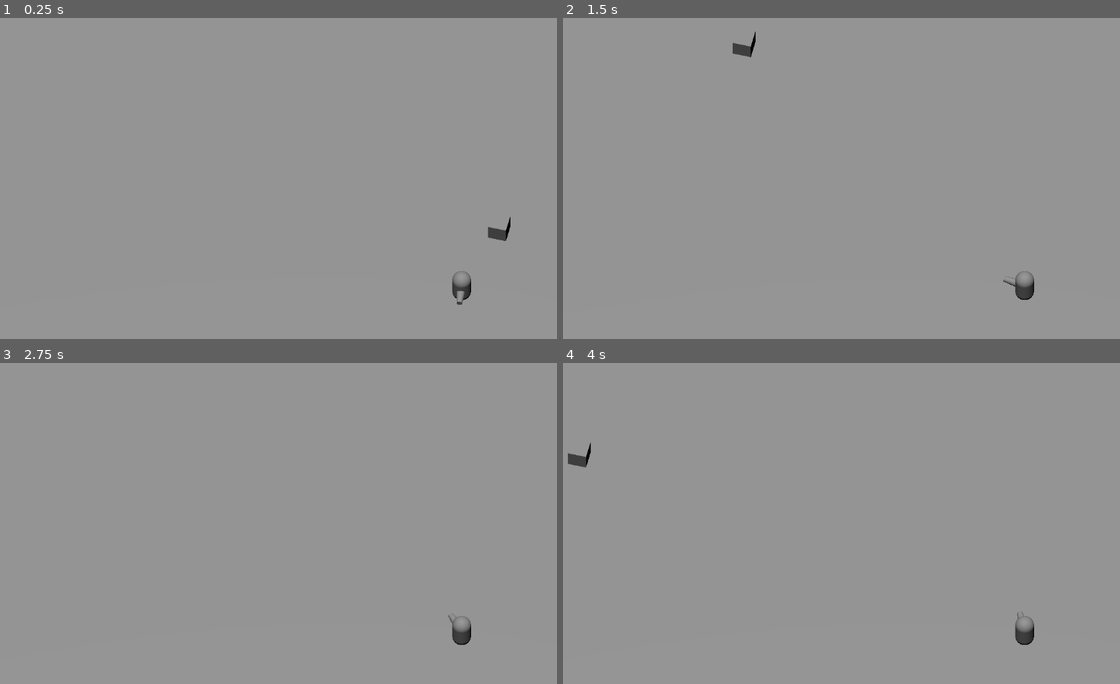
Above: before the commit, frames 1-4 (two rows, left to right).
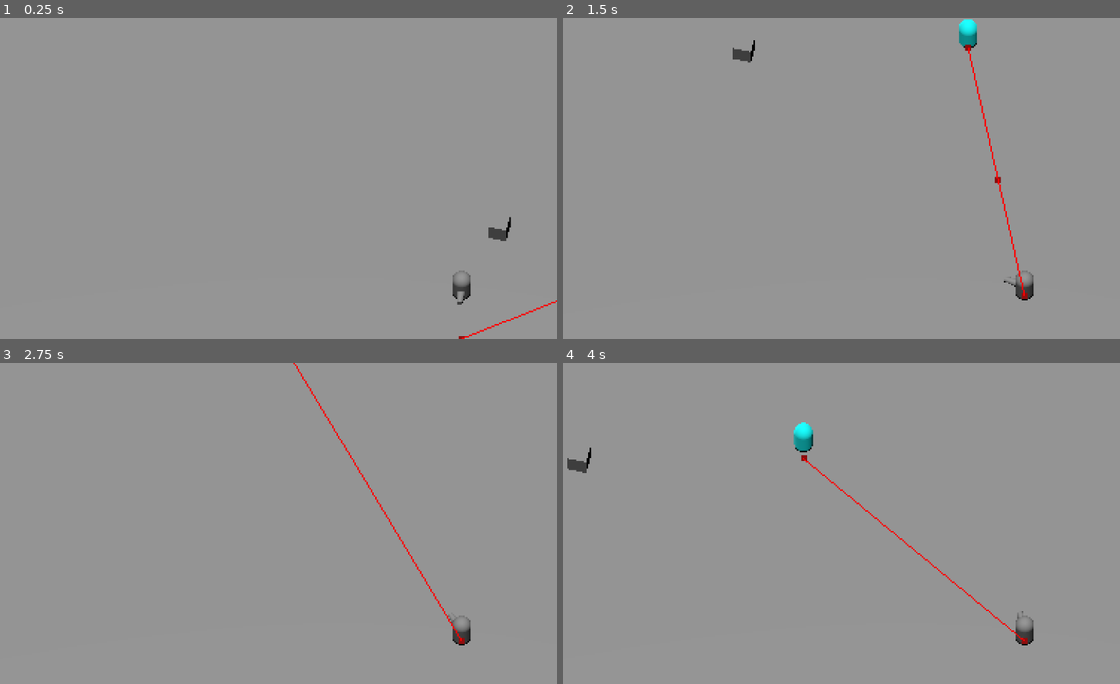
Above: after the commit, the same moments.

Repository: Iussaeus/JameGamePS2024.2
Game: Godot game, scene res://Scenes/TestWorld.tscn
The game is run twice, just before and just after one commit, with the same random seed, the same clock (stepped at 60 frames per second) and the same inputs.
Inputs (mouse positions are in pixels of both pictures, inside the frame that each line leads up to):
- Up to frame 1 (0.25 s): no input
- Up to frame 2 (1.5 s): move the mouse to (958, 162) at 0.52 s; hold D (right) 0.53-1.28 s; hold E (interact) 0.53-1.28 s; move the mouse to (718, 194) at 1.27 s; hold S (backward) from 1.28 s (still down); tap E (interact) at 1.35 s
- Up to frame 3 (2.75 s): move the mouse to (328, 452) at 2.02 s; release S (backward) at 2.03 s; hold D (right) from 2.03 s (still down); hold E (interact) from 2.03 s (still down); click (328, 452) at 2.1 s
- Up to frame 4 (4 s): move the mouse to (808, 587) at 2.77 s; release D (right) at 2.78 s; release E (interact) at 2.78 s; hold W (forward) 2.78-3.53 s; tap Space (space) at 2.85 s; tap E (interact) at 3.05 s; move the mouse to (1003, 571) at 3.52 s; hold A (left) from 3.53 s (still down); hold E (interact) from 3.53 s (still down)

The runs differ from the first frame. In frame 1, 0.2% of the frame differs, in the area x 81-100%, y 61-100%; in frame 2, 0.7%; in frame 3, 0.4%; in frame 4, 0.8%, in the area x 0-85%, y 18-88%.

Commit message:
small changes, im tired

Diff:
--- a/Scenes/Box.tscn
+++ b/Scenes/Box.tscn
@@ -5,7 +5,6 @@
 [ext_resource type="PackedScene" uid="uid://dmpj587f0puow" path="res://Scenes/HpComponent.tscn" id="3_iun0u"]
 
 [sub_resource type="BoxShape3D" id="BoxShape3D_utikt"]
-size = Vector3(2, 2, 2)
 
 [sub_resource type="BoxMesh" id="BoxMesh_a7htf"]
 
@@ -28,7 +27,7 @@
 skeleton = NodePath("../..")
 
 [node name="Interactable" parent="RigidBody3D" instance=ExtResource("1_5p1gd")]
-collision_mask = 2
+collision_layer = 8
 
 [node name="CollisionShape3D" parent="RigidBody3D/Interactable" index="0"]
 shape = SubResource("BoxShape3D_rekmj")
--- a/Scenes/Dummy.tscn
+++ b/Scenes/Dummy.tscn
@@ -1,10 +1,14 @@
-[gd_scene load_steps=4 format=3 uid="uid://bs5lss2iex8sv"]
+[gd_scene load_steps=5 format=3 uid="uid://bs5lss2iex8sv"]
 
 [ext_resource type="PackedScene" uid="uid://dmpj587f0puow" path="res://Scenes/HpComponent.tscn" id="1_0765u"]
 
 [sub_resource type="BoxShape3D" id="BoxShape3D_cbmbx"]
 
+[sub_resource type="StandardMaterial3D" id="StandardMaterial3D_pyesv"]
+albedo_color = Color(1, 0, 0, 1)
+
 [sub_resource type="BoxMesh" id="BoxMesh_xyu76"]
+material = SubResource("StandardMaterial3D_pyesv")
 
 [node name="Dummy" type="Node3D"]
 
--- /dev/null
+++ b/Scenes/Enemy.tscn
@@ -0,0 +1,28 @@
+[gd_scene load_steps=5 format=3 uid="uid://rwbu6ubjvlch"]
+
+[ext_resource type="Script" path="res://Scripts/enemy_controller.gd" id="1_se7fd"]
+
+[sub_resource type="StandardMaterial3D" id="StandardMaterial3D_b2hq3"]
+albedo_color = Color(0, 1, 1, 1)
+
+[sub_resource type="CapsuleMesh" id="CapsuleMesh_3v57p"]
+material = SubResource("StandardMaterial3D_b2hq3")
+
+[sub_resource type="CapsuleShape3D" id="CapsuleShape3D_mb8m5"]
+
+[node name="Enemy" type="CharacterBody3D"]
+disable_mode = 2
+collision_layer = 4
+collision_mask = 7
+script = ExtResource("1_se7fd")
+
+[node name="MeshInstance3D" type="MeshInstance3D" parent="."]
+mesh = SubResource("CapsuleMesh_3v57p")
+
+[node name="CollisionShape3D" type="CollisionShape3D" parent="."]
+shape = SubResource("CapsuleShape3D_mb8m5")
+
+[node name="NavigationAgent3D" type="NavigationAgent3D" parent="."]
+debug_enabled = true
+debug_path_custom_color = Color(1, 0, 1, 1)
+debug_path_custom_point_size = 10.8
--- a/Scenes/PlayerBody.tscn
+++ b/Scenes/PlayerBody.tscn
@@ -12,7 +12,7 @@
 [node name="PlayerBody" type="CharacterBody3D"]
 disable_mode = 2
 collision_layer = 2
-collision_mask = 3
+collision_mask = 21
 script = ExtResource("1_3u0e5")
 dash_cooldown = 0.25
 dash_velocity = 100.0
@@ -36,7 +36,7 @@
 
 [node name="PlayerInteractor" parent="." instance=ExtResource("3_dxpcy")]
 transform = Transform3D(2, 0, 0, 0, 2, 0, 0, 0, 2, 0, 0, 0)
-collision_layer = 2
-collision_mask = 21
+collision_layer = 8
+collision_mask = 8
 
 [connection signal="area_exited" from="PlayerInteractor" to="PlayerInteractor" method="_on_area_exited"]
--- a/Scenes/Projectile.tscn
+++ b/Scenes/Projectile.tscn
@@ -11,9 +11,12 @@
 
 [node name="Projectile" type="RigidBody3D"]
 collision_layer = 0
-collision_mask = 6
+collision_mask = 7
 mass = 0.01
 script = ExtResource("1_cob7m")
+damage = null
+speed = null
+life_time = null
 
 [node name="CollisionShape3D" type="CollisionShape3D" parent="."]
 shape = SubResource("SphereShape3D_ard4t")
--- a/Scenes/TestWorld.tscn
+++ b/Scenes/TestWorld.tscn
@@ -1,17 +1,25 @@
-[gd_scene load_steps=7 format=3 uid="uid://qy3qlfik0xw6"]
+[gd_scene load_steps=10 format=3 uid="uid://qy3qlfik0xw6"]
 
+[ext_resource type="Script" path="res://Scripts/global.gd" id="1_1toxn"]
 [ext_resource type="PackedScene" uid="uid://fqvflhc3nymf" path="res://Scenes/PlayerBody.tscn" id="1_5a77m"]
 [ext_resource type="Script" path="res://Scripts/TestCamera.gd" id="1_guvbc"]
+[ext_resource type="PackedScene" uid="uid://rwbu6ubjvlch" path="res://Scenes/Enemy.tscn" id="2_4lv5d"]
 [ext_resource type="PackedScene" uid="uid://bwdwhvg2b2wn5" path="res://Scenes/Box.tscn" id="3_x2yjo"]
 [ext_resource type="PackedScene" uid="uid://bs5lss2iex8sv" path="res://Scenes/Dummy.tscn" id="4_qvvdx"]
+
+[sub_resource type="NavigationMesh" id="NavigationMesh_r8cni"]
+vertices = PackedVector3Array(-49.5, 0.5, -49.5, -49.5, 0.5, 49.5, 49.5, 0.5, 49.5, 49.5, 0.5, -49.5)
+polygons = [PackedInt32Array(3, 2, 0), PackedInt32Array(0, 2, 1)]
+agent_height = 2.0
 
 [sub_resource type="PlaneMesh" id="PlaneMesh_no4hk"]
 size = Vector2(100, 100)
 
 [sub_resource type="BoxShape3D" id="BoxShape3D_7s4rh"]
-size = Vector3(100, 0.2, 100)
+size = Vector3(100, 1, 100)
 
 [node name="World" type="Node3D"]
+script = ExtResource("1_1toxn")
 
 [node name="SubViewportContainer" type="SubViewportContainer" parent="."]
 texture_filter = 5
@@ -19,11 +27,24 @@
 offset_right = 40.0
 offset_bottom = 40.0
 stretch = true
+stretch_shrink = 3
 
 [node name="SubViewport" type="SubViewport" parent="SubViewportContainer"]
 handle_input_locally = false
-size = Vector2i(1920, 1080)
+size = Vector2i(640, 360)
 render_target_update_mode = 4
+
+[node name="NavigationRegion3D" type="NavigationRegion3D" parent="SubViewportContainer/SubViewport"]
+navigation_mesh = SubResource("NavigationMesh_r8cni")
+
+[node name="StaticBody3D" type="StaticBody3D" parent="SubViewportContainer/SubViewport/NavigationRegion3D"]
+collision_mask = 22
+
+[node name="MeshInstance3D" type="MeshInstance3D" parent="SubViewportContainer/SubViewport/NavigationRegion3D/StaticBody3D"]
+mesh = SubResource("PlaneMesh_no4hk")
+
+[node name="CollisionShape3D" type="CollisionShape3D" parent="SubViewportContainer/SubViewport/NavigationRegion3D/StaticBody3D"]
+shape = SubResource("BoxShape3D_7s4rh")
 
 [node name="Camera3D" type="Camera3D" parent="SubViewportContainer/SubViewport"]
 unique_name_in_owner = true
@@ -32,15 +53,6 @@
 size = 28.619
 script = ExtResource("1_guvbc")
 camera_offset = Vector3(5, 30, 20)
-
-[node name="StaticBody3D" type="StaticBody3D" parent="SubViewportContainer/SubViewport"]
-collision_mask = 22
-
-[node name="MeshInstance3D" type="MeshInstance3D" parent="SubViewportContainer/SubViewport/StaticBody3D"]
-mesh = SubResource("PlaneMesh_no4hk")
-
-[node name="CollisionShape3D" type="CollisionShape3D" parent="SubViewportContainer/SubViewport/StaticBody3D"]
-shape = SubResource("BoxShape3D_7s4rh")
 
 [node name="PlayerBody" parent="SubViewportContainer/SubViewport" instance=ExtResource("1_5a77m")]
 unique_name_in_owner = true
@@ -56,3 +68,7 @@
 
 [node name="Dummy" parent="SubViewportContainer/SubViewport" instance=ExtResource("4_qvvdx")]
 transform = Transform3D(1, 0, 0, 0, 1, 0, 0, 0, 1, 0, 4.38, 0)
+
+[node name="Enemy" parent="SubViewportContainer/SubViewport" instance=ExtResource("2_4lv5d")]
+transform = Transform3D(1, 0, 0, 0, 1, 0, 0, 0, 1, 14.1982, 0.950208, 9.90142)
+movement_speed = 0.25
--- a/Scripts/Interaction/PlayerInteractor.gd
+++ b/Scripts/Interaction/PlayerInteractor.gd
@@ -43,6 +43,7 @@
 
 
 func get_closest_interactable() -> Interactable:
+	ProjectSettings.get_setting("physics")
 	var list := get_overlapping_areas()
 	var closest_distance := INF
 	var closest: Interactable = null
--- a/Scripts/PlayerBody.gd
+++ b/Scripts/PlayerBody.gd
@@ -20,7 +20,7 @@
 	add_child(dash_timer)
 
 	dash_timer.one_shot = true
-	dash_timer.timeout.connect(_on_timer_timeout)
+	dash_timer.timeout.connect(func() -> void: can_dash = false)
 
 
 # Called every frame. 'delta' is the elapsed time since the previous frame.
@@ -42,13 +42,17 @@
 
 
 func _physics_process(delta: float) -> void:
+	var input_dir := Input.get_vector("left", "right", "forward", "backward")
+	move(input_dir, delta)
+
+
+func move(input_direction: Vector2, delta: float) -> void:
 	var vel := velocity
 
 	if not is_on_floor():
 		vel.y -= gravity * delta
 
-	var input_dir := Input.get_vector("left", "right", "forward", "backward")
-	var direction := Vector3(input_dir.x, 0, input_dir.y).normalized()
+	var direction := Vector3(input_direction.x, 0, input_direction.y).normalized()
 
 
 	if direction != Vector3.ZERO:
@@ -66,6 +70,3 @@
 	velocity = vel
 
 	move_and_slide()
-
-
-func _on_timer_timeout() -> void: can_dash = true
--- a/Scripts/bullet.gd
+++ b/Scripts/bullet.gd
@@ -2,12 +2,21 @@
 
 @export var damage: float = 20
 @export var speed: float = 20
+@export var life_time: float = 2
+var _life_timer: Timer
 
 
 func _ready() -> void:
 	contact_monitor = true
 	max_contacts_reported = 100
-	body_exited.connect(_on_body_entered)
+	body_entered.connect(_on_body_entered)
+
+	_life_timer = Timer.new()
+	_life_timer.wait_time = life_time
+	_life_timer.autostart = true
+	_life_timer.one_shot = true
+	_life_timer.timeout.connect(func () -> void: queue_free())
+	add_child(_life_timer)
 
 
 func _on_body_entered(body: Node) -> void:
--- /dev/null
+++ b/Scripts/enemy_controller.gd
@@ -0,0 +1,30 @@
+extends CharacterBody3D
+
+
+@export var movement_speed: float = 20
+@onready var navigation_agent: NavigationAgent3D = get_node("NavigationAgent3D")
+
+func _ready() -> void:
+	set_physics_process(false)
+	call_deferred("set_map")
+
+
+func _physics_process(_delta: float) -> void:
+
+	set_movement_target(Global.player.global_position)
+
+	var next_path_position: Vector3 = navigation_agent.get_next_path_position()
+	var new_velocity: Vector3 = (global_position - next_path_position).normalized() * movement_speed
+	if navigation_agent.avoidance_enabled:
+		navigation_agent.set_velocity(new_velocity)
+	else:
+		velocity = new_velocity
+		move_and_slide()
+
+func set_movement_target(movement_target: Vector3) -> void:
+	navigation_agent.set_target_position(movement_target)
+
+
+func set_map() -> void:
+	await get_tree().physics_frame
+	set_physics_process(true)
--- /dev/null
+++ b/Scripts/global.gd
@@ -0,0 +1,4 @@
+extends Node3D
+
+@onready var player: CharacterBody3D = $"/root/World/SubViewportContainer/SubViewport/PlayerBody"
+@onready var camera: Camera3D = $"/root/World/SubViewportContainer/SubViewport/Camera3D"
--- a/project.godot
+++ b/project.godot
@@ -14,6 +14,10 @@
 run/main_scene="res://Scenes/TestWorld.tscn"
 config/features=PackedStringArray("4.2", "Forward Plus")
 config/icon="res://icon.svg"
+
+[autoload]
+
+Global="*res://Scripts/global.gd"
 
 [debug]
 
